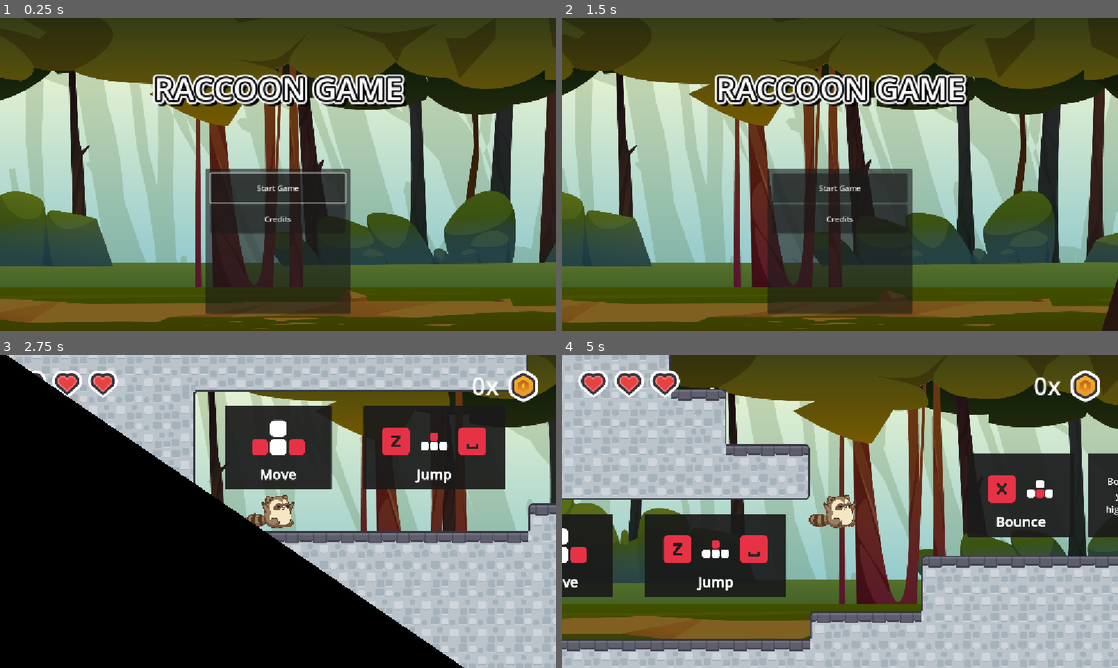
Above: before the commit, frames 1-4 (two rows, left to right).
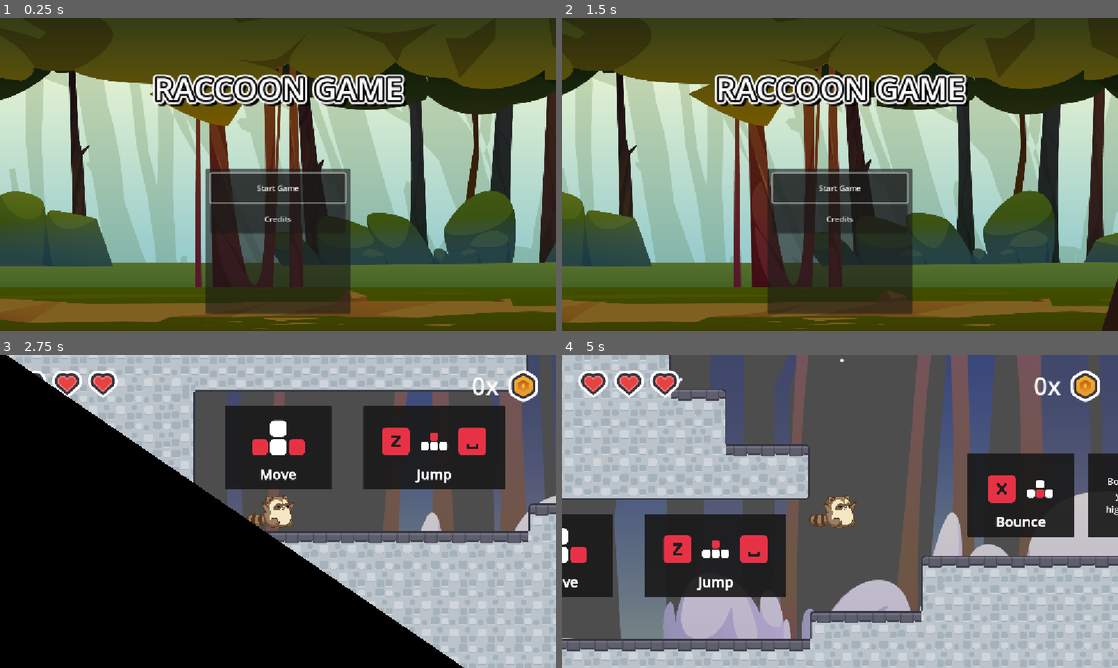
Above: after the commit, the same moments.

Repository: popcar2/WildJam88
Game: Godot game, scene res://Scenes/MainMenu/main_menu.tscn
The game is run twice, just before and just after one commit, with the same random seed, the same clock (stepped at 60 frames per second) and the same inputs.
Inputs:
- Up to frame 1 (0.25 s): no input
- Up to frame 2 (1.5 s): click "Credits" at 0.5 s; click "Back to Main Menu" at 1.25 s
- Up to frame 3 (2.75 s): click "Start Game" at 2 s
- Up to frame 4 (5 s): hold Space (jump) 2.78-3.53 s; hold Right (move_right) 2.78-4.28 s; tap X (dash) at 3.6 s; tap Space (jump) at 3.77, 3.8, 4.07 s; hold Left (move_left) from 4.28 s (still down); hold Space (jump) from 4.28 s (still down)

The runs differ from the first frame. In frame 1, less than 0.1% of the frame differs, in the area x 0-99%, y 17-52%; in frame 2, 0.4%; in frame 3, 15%; in frame 4, 47%, in the area x 0-100%, y 0-91%.

Commit message:
Add snow parallax, fix minor issues

Diff:
--- a/Scenes/Enemies/Mouse/mouse_enemy.tscn
+++ b/Scenes/Enemies/Mouse/mouse_enemy.tscn
@@ -56,4 +56,5 @@
 
 [connection signal="body_entered" from="." to="." method="_on_body_entered"]
 [connection signal="body_exited" from="FloorCheckArea" to="." method="_on_floor_check_area_body_exited"]
+[connection signal="body_entered" from="WallCheckArea" to="." method="_on_floor_check_area_body_exited"]
 [connection signal="body_entered" from="BounceArea" to="." method="_on_bounce_area_body_entered"]
--- a/Scenes/Levels/Prototype1.tscn
+++ b/Scenes/Levels/Prototype1.tscn
@@ -1,7 +1,8 @@
-[gd_scene load_steps=5 format=4 uid="uid://chsmgm2u2ty81"]
+[gd_scene load_steps=6 format=4 uid="uid://chsmgm2u2ty81"]
 
 [ext_resource type="Texture2D" uid="uid://dfwb7ar5k7cwe" path="res://Assets/Kenny's Platformer Assets/Spritesheets/spritesheet-tiles-default.png" id="1_o85ia"]
 [ext_resource type="PackedScene" uid="uid://c4s3fycysvqsi" path="res://Scenes/Player/player.tscn" id="2_20sfd"]
+[ext_resource type="PackedScene" uid="uid://cjjc0vmsnkjux" path="res://Scenes/Enemies/Mouse/mouse_enemy.tscn" id="3_p6gjl"]
 
 [sub_resource type="TileSetAtlasSource" id="TileSetAtlasSource_p6gjl"]
 texture = ExtResource("1_o85ia")
@@ -581,3 +582,6 @@
 
 [node name="Player" parent="." instance=ExtResource("2_20sfd")]
 position = Vector2(7, -73)
+
+[node name="Mouse" parent="." instance=ExtResource("3_p6gjl")]
+position = Vector2(-409, 1)
--- a/Scenes/Levels/Tutorial.tscn
+++ b/Scenes/Levels/Tutorial.tscn
@@ -10,6 +10,7 @@
 [ext_resource type="Texture2D" uid="uid://bq4nkd1tjh1ku" path="res://Assets/Kenny's Platformer Assets/Singular Images/Keys/keyboard_arrows_up.svg" id="5_65xyd"]
 [ext_resource type="Texture2D" uid="uid://dxbxyaoolri6d" path="res://Assets/Kenny's Platformer Assets/Singular Images/Keys/keyboard_x.svg" id="5_l14b5"]
 [ext_resource type="Texture2D" uid="uid://c58xat3beu4y1" path="res://Assets/Kenny's Platformer Assets/Singular Images/Keys/keyboard_arrows_down.svg" id="6_obqwn"]
+[ext_resource type="PackedScene" uid="uid://bkthptyxb2huy" path="res://Scenes/Parallax/snow_parallax.tscn" id="11_356um"]
 
 [sub_resource type="TileSetAtlasSource" id="TileSetAtlasSource_riv1q"]
 texture = ExtResource("1_fucd8")
@@ -837,7 +838,10 @@
 [node name="Level1" type="Node2D"]
 metadata/_edit_horizontal_guides_ = [-3754.0]
 
+[node name="SnowParallax" parent="." instance=ExtResource("11_356um")]
+
 [node name="ForestParallax" parent="." instance=ExtResource("1_65xyd")]
+visible = false
 
 [node name="HazardLayer" type="TileMapLayer" parent="." groups=["hazards"]]
 scale = Vector2(0.75, 0.75)
@@ -1109,21 +1113,21 @@
 vertical_alignment = 1
 autowrap_mode = 3
 
-[node name="BounceTutorial5" type="Panel" parent="."]
+[node name="BounceTutorial7" type="Panel" parent="."]
 anchors_preset = 7
 anchor_left = 0.5
 anchor_top = 1.0
 anchor_right = 0.5
 anchor_bottom = 1.0
-offset_left = 4608.0
-offset_top = -992.0
-offset_right = 5009.0
-offset_bottom = -800.0
+offset_left = 7264.0
+offset_top = -1504.0
+offset_right = 7665.0
+offset_bottom = -1312.0
 grow_horizontal = 2
 grow_vertical = 0
 theme_override_styles/panel = SubResource("StyleBoxFlat_u3mja")
 
-[node name="Label" type="Label" parent="BounceTutorial5"]
+[node name="Label" type="Label" parent="BounceTutorial7"]
 layout_mode = 1
 anchors_preset = 15
 anchor_right = 1.0
@@ -1132,7 +1136,7 @@
 offset_right = -17.0
 grow_horizontal = 2
 grow_vertical = 2
-text = "Bouncing twice in a row reduces your bounce height..."
+text = "Bouncing twice in a row reduces your bounce height"
 label_settings = SubResource("LabelSettings_l14b5")
 horizontal_alignment = 1
 vertical_alignment = 1
@@ -1144,9 +1148,9 @@
 anchor_top = 1.0
 anchor_right = 0.5
 anchor_bottom = 1.0
-offset_left = 5152.0
+offset_left = 4768.0
 offset_top = -992.0
-offset_right = 5760.0
+offset_right = 5376.0
 offset_bottom = -800.0
 grow_horizontal = 2
 grow_vertical = 0
@@ -1167,6 +1171,37 @@
 vertical_alignment = 1
 autowrap_mode = 3
 
+[node name="BounceTutorial5" type="Panel" parent="."]
+anchors_preset = 7
+anchor_left = 0.5
+anchor_top = 1.0
+anchor_right = 0.5
+anchor_bottom = 1.0
+offset_left = 6048.0
+offset_top = -992.0
+offset_right = 6336.0
+offset_bottom = -800.0
+grow_horizontal = 2
+grow_vertical = 0
+theme_override_styles/panel = SubResource("StyleBoxFlat_u3mja")
+
+[node name="Label" type="Label" parent="BounceTutorial5"]
+layout_mode = 1
+anchors_preset = 15
+anchor_right = 1.0
+anchor_bottom = 1.0
+offset_left = 32.0
+offset_right = -17.0
+grow_horizontal = 2
+grow_vertical = 2
+text = "Higher jump
+=
+Higher bounce"
+label_settings = SubResource("LabelSettings_l14b5")
+horizontal_alignment = 1
+vertical_alignment = 1
+autowrap_mode = 3
+
 [node name="Coins" type="Node2D" parent="."]
 
 [node name="Coin" parent="Coins" instance=ExtResource("3_mviin")]
--- a/Scenes/MainMenu/main_menu.gd
+++ b/Scenes/MainMenu/main_menu.gd
@@ -11,8 +11,10 @@
 func _on_credits_button_pressed() -> void:
 	%CreditsControl.visible = true
 	%MainMenuControl.visible = false
+	%BackButton.grab_focus()
 
 
 func _on_back_button_pressed() -> void:
 	%CreditsControl.visible = false
 	%MainMenuControl.visible = true
+	%StartGameButton.grab_focus()
--- a/Scenes/MainMenu/main_menu.tscn
+++ b/Scenes/MainMenu/main_menu.tscn
@@ -259,7 +259,7 @@
 layout_mode = 2
 size_flags_horizontal = 6
 size_flags_vertical = 0
-text = "Maro"
+text = "MaRo"
 label_settings = SubResource("LabelSettings_qgdf6")
 
 [node name="HBoxContainer6" type="HBoxContainer" parent="CanvasLayer/CreditsControl/Panel/VBoxContainer"]
@@ -281,6 +281,7 @@
 label_settings = SubResource("LabelSettings_qgdf6")
 
 [node name="BackButton" type="Button" parent="CanvasLayer/CreditsControl"]
+unique_name_in_owner = true
 layout_mode = 1
 anchors_preset = 7
 anchor_left = 0.5
--- a/Scenes/Parallax/forest_parallax.tscn
+++ b/Scenes/Parallax/forest_parallax.tscn
@@ -4,17 +4,17 @@
 [ext_resource type="Texture2D" uid="uid://k6kp7cbae4ru" path="res://Assets/Backgrounds/middle_layer.png" id="2_f87ja"]
 [ext_resource type="Texture2D" uid="uid://bxbdhnoshkmp5" path="res://Assets/Backgrounds/outer_layer.png" id="3_g1f82"]
 
-[sub_resource type="Gradient" id="Gradient_65xyd"]
+[sub_resource type="Gradient" id="Gradient_1wxyb"]
 colors = PackedColorArray(1, 1, 0.83137256, 1, 0.41960785, 0.7137255, 0.7921569, 1)
 
 [sub_resource type="GradientTexture1D" id="GradientTexture1D_356um"]
-gradient = SubResource("Gradient_65xyd")
+gradient = SubResource("Gradient_1wxyb")
 width = 1228
 
 [node name="ForestParallax" type="Node2D"]
 
 [node name="Parallax2D" type="Parallax2D" parent="."]
-scroll_scale = Vector2(0.05, 0)
+scroll_scale = Vector2(0.05, 0.01)
 scroll_offset = Vector2(0, 300)
 repeat_size = Vector2(3652, 0)
 repeat_times = 3
@@ -29,7 +29,7 @@
 
 [node name="Parallax2D2" type="Parallax2D" parent="."]
 modulate = Color(0.3711189, 0.3711191, 0.37111887, 1)
-scroll_scale = Vector2(0.15, 0)
+scroll_scale = Vector2(0.15, 0.03)
 scroll_offset = Vector2(0, 270)
 repeat_size = Vector2(3150, 0)
 repeat_times = 3
@@ -39,7 +39,7 @@
 
 [node name="Parallax2D3" type="Parallax2D" parent="."]
 modulate = Color(0.52906674, 0.52906674, 0.52906656, 1)
-scroll_scale = Vector2(0.3, 0)
+scroll_scale = Vector2(0.3, 0.05)
 scroll_offset = Vector2(0, 300)
 repeat_size = Vector2(3798, 0)
 repeat_times = 3
--- /dev/null
+++ b/Scenes/Parallax/snow_parallax.tscn
@@ -0,0 +1,73 @@
+[gd_scene load_steps=7 format=3 uid="uid://bkthptyxb2huy"]
+
+[ext_resource type="Texture2D" uid="uid://d3vtlk2cd6plw" path="res://Assets/Backgrounds/shadow_layer_snow.png" id="1_8rn5e"]
+[ext_resource type="Texture2D" uid="uid://s5b13q0sv8ba" path="res://Assets/Backgrounds/middle_layer_snow.png" id="2_ia34m"]
+[ext_resource type="Texture2D" uid="uid://bh7ctw55uiq1g" path="res://Assets/Backgrounds/outer_layer_snow.png" id="3_erpw3"]
+
+[sub_resource type="Gradient" id="Gradient_erpw3"]
+offsets = PackedFloat32Array(0, 0.6369863, 1)
+colors = PackedColorArray(1, 1, 1, 1, 1, 1, 1, 1, 1, 1, 1, 0)
+
+[sub_resource type="GradientTexture2D" id="GradientTexture2D_4pa2y"]
+gradient = SubResource("Gradient_erpw3")
+width = 12
+height = 12
+fill = 1
+fill_from = Vector2(0.5, 0.5)
+fill_to = Vector2(0.6991453, 0.8153846)
+
+[sub_resource type="ParticleProcessMaterial" id="ParticleProcessMaterial_erpw3"]
+particle_flag_disable_z = true
+emission_shape = 3
+emission_box_extents = Vector3(576, 1, 1)
+direction = Vector3(0, 1, 0)
+spread = 10.0
+initial_velocity_min = 40.0
+initial_velocity_max = 40.0
+gravity = Vector3(0, 0, 0)
+
+[node name="SnowParallax" type="Node2D"]
+
+[node name="Parallax2D" type="Parallax2D" parent="."]
+modulate = Color(0.65834004, 0.6583399, 0.6583399, 1)
+scroll_scale = Vector2(0.05, 0)
+scroll_offset = Vector2(0, 300)
+repeat_size = Vector2(2973, 0)
+repeat_times = 3
+
+[node name="Sprite2D" type="Sprite2D" parent="Parallax2D"]
+scale = Vector2(1.5, 1.5)
+texture = ExtResource("1_8rn5e")
+
+[node name="Parallax2D2" type="Parallax2D" parent="."]
+modulate = Color(0.82606, 0.82606006, 0.82606, 1)
+scroll_scale = Vector2(0.15, 0)
+scroll_offset = Vector2(0, 280)
+repeat_size = Vector2(3694.5, 0)
+repeat_times = 3
+
+[node name="Sprite2D" type="Sprite2D" parent="Parallax2D2"]
+scale = Vector2(1.5, 1.5)
+texture = ExtResource("2_ia34m")
+
+[node name="Parallax2D3" type="Parallax2D" parent="."]
+modulate = Color(0.8879926, 0.88799256, 0.8879925, 1)
+scroll_scale = Vector2(0.15, 0)
+scroll_offset = Vector2(0, 866)
+repeat_size = Vector2(3768, 0)
+repeat_times = 3
+
+[node name="Sprite2D" type="Sprite2D" parent="Parallax2D3"]
+scale = Vector2(1.5, 1.5)
+texture = ExtResource("3_erpw3")
+
+[node name="CanvasLayer" type="CanvasLayer" parent="."]
+layer = -1
+
+[node name="GPUParticles2D" type="GPUParticles2D" parent="CanvasLayer"]
+position = Vector2(576, -42)
+amount = 100
+texture = SubResource("GradientTexture2D_4pa2y")
+lifetime = 25.0
+fixed_fps = 5
+process_material = SubResource("ParticleProcessMaterial_erpw3")
Binary file added: Assets/Backgrounds/middle_layer_snow.png
Not shown, added: Assets/Backgrounds/middle_layer_snow.png.import
Binary file added: Assets/Backgrounds/outer_layer_snow.png
Not shown, added: Assets/Backgrounds/outer_layer_snow.png.import
Binary file added: Assets/Backgrounds/shadow_layer_snow.png
Not shown, added: Assets/Backgrounds/shadow_layer_snow.png.import
Not shown: 1 places in Scenes/Levels/Tutorial.tscn that only renumber resources
Binary file added: Scenes/Levels/outer_layer_snow.png
Not shown, added: Scenes/Levels/outer_layer_snow.png.import
